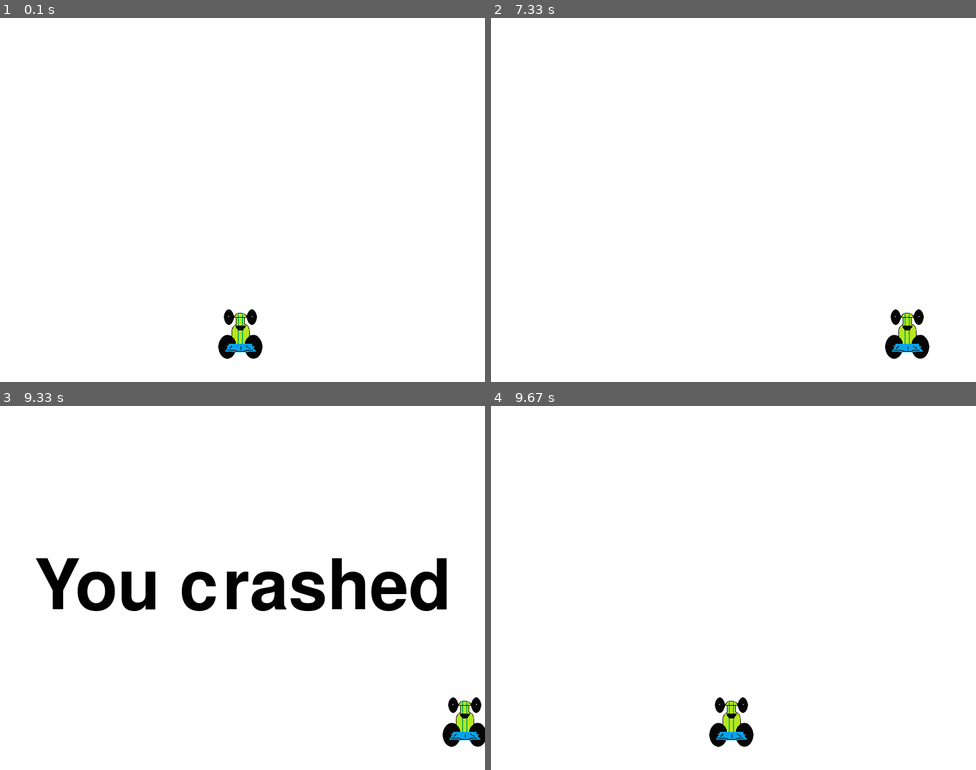
Above: before the commit, frames 1-4 (two rows, left to right).
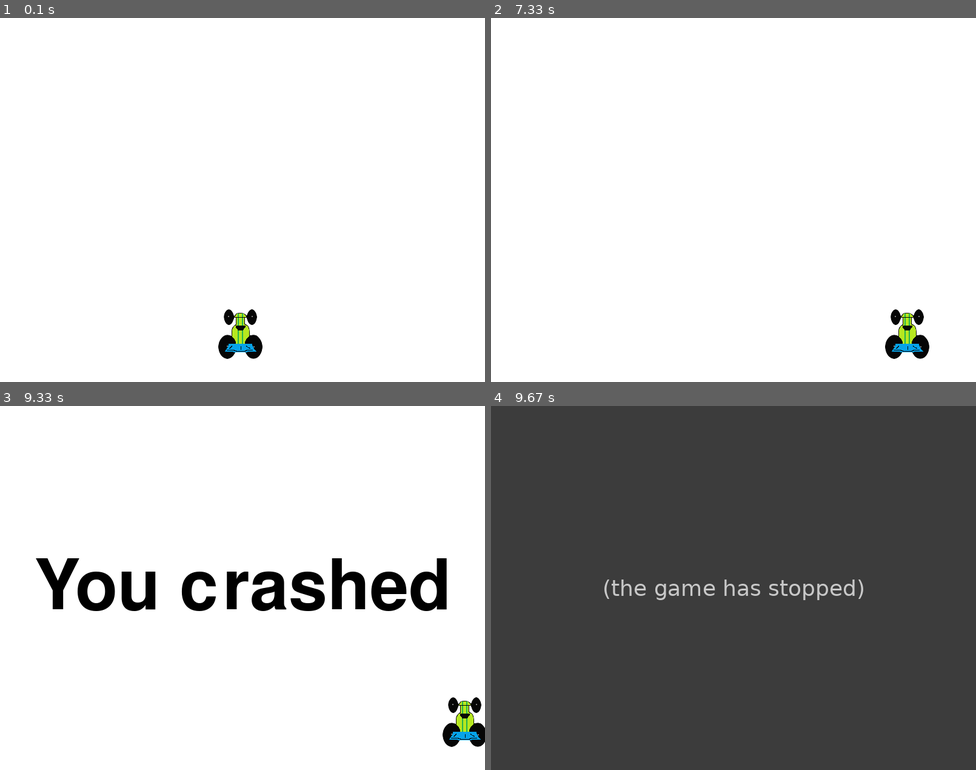
Above: after the commit, the same moments.

Repository: ZueFe/python_opengl
Game: pygame game, started from PythonProgramming.net/PyGame/displaying_text.py
Two runs of this game, one before a commit and one after it. Both use one fixed random seed, a clock stepped at 60 frames per second and the inputs below.
Inputs:
- Up to frame 1 (0.1 s): no input
- Up to frame 2 (7.33 s): hold Right 0.33-0.8 s; hold Right 0.83-1.3 s; hold Left 1.33-1.87 s; hold Left 1.9-2.3 s; hold Right 2.33-2.97 s; hold Left 3-3.47 s; hold Right 3.5-3.97 s; hold Right 4-4.47 s; hold Left 4.5-5.03 s; hold Left 5.07-5.47 s; hold Right 5.5-6.13 s; hold Left 6.17-6.63 s; hold Right 6.67-7.13 s; hold Right from 7.17 s (still down)
- Up to frame 3 (9.33 s): release Right at 7.63 s
- Up to frame 4 (9.67 s): no input

Frames 1-3 are identical in both runs. In frame 4, 100% of the frame differs, in the area x 0-100%, y 0-100%.
After the commit the program exited at 9.58 s; later frames show no game.

Commit message:
End game error fixed

Diff:
--- a/PythonProgramming.net/PyGame/displaying_text.py
+++ b/PythonProgramming.net/PyGame/displaying_text.py
@@ -102,15 +102,14 @@
         if x > display_width - car_width or x < 0:
             # Display crash text
             crash()
-            # Restart game, moved from crash() method
-            game_loop()
 
+            # End Game
+            crashed = True
 
         # Render all objects
         pygame.display.update()
         clock.tick(60)
 
-
 game_loop()
 pygame.quit()
 quit()
